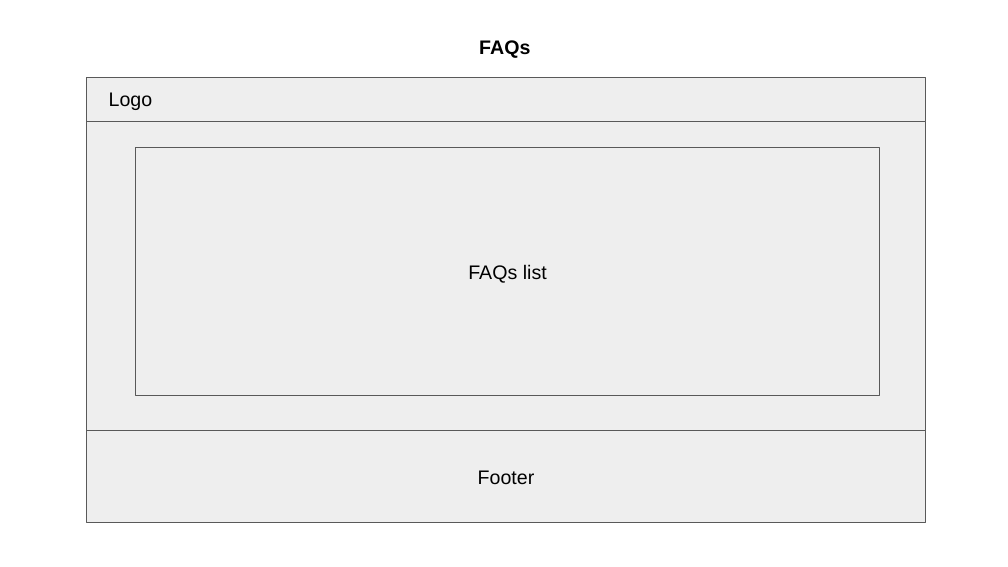
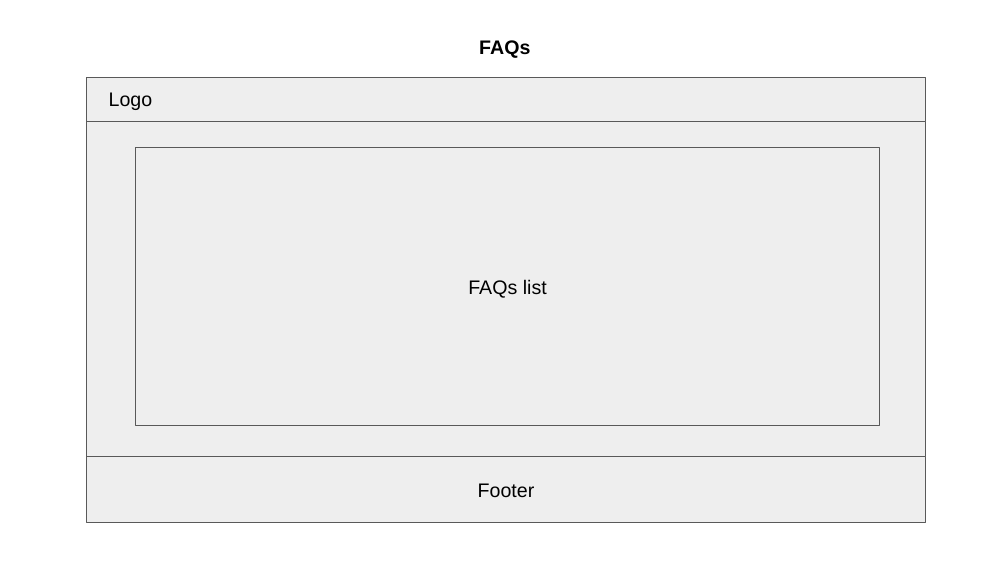
Before and after one commit to VictorGonzalezGomez/proyecto-final-frontend, a slide deck: slide 2 of Diseño de la interfaz gráfica.pptx. Drawn at 1008x567 pixels with LibreOffice and Linux fonts; fonts in the diff are those of the drawing. Boxes give left, top, right and bottom in pixels: in the first picture for what was removed or moved away, otherwise in the second. Text is boxed around its words. In the diff, an @@ line names an element or a change of style, - is before the commit and + after.

```diff
--- a/Diseño de la interfaz gráfica.pptx
+++ b/Diseño de la interfaz gráfica.pptx
@@ rectangle: place and size @@
-rectangle at bbox=[87, 121, 926, 430]
+rectangle at bbox=[87, 121, 926, 456]
@@ rectangle "FAQs list": place and size @@
-rectangle "FAQs list" at bbox=[135, 148, 879, 396]
+rectangle "FAQs list" at bbox=[135, 148, 879, 426]
@@ rectangle "Footer": place and size @@
-rectangle "Footer" at bbox=[87, 431, 926, 522]
+rectangle "Footer" at bbox=[87, 457, 926, 522]
```
Also in this commit, not shown: 1 other slide changed, 1 slide removed.
